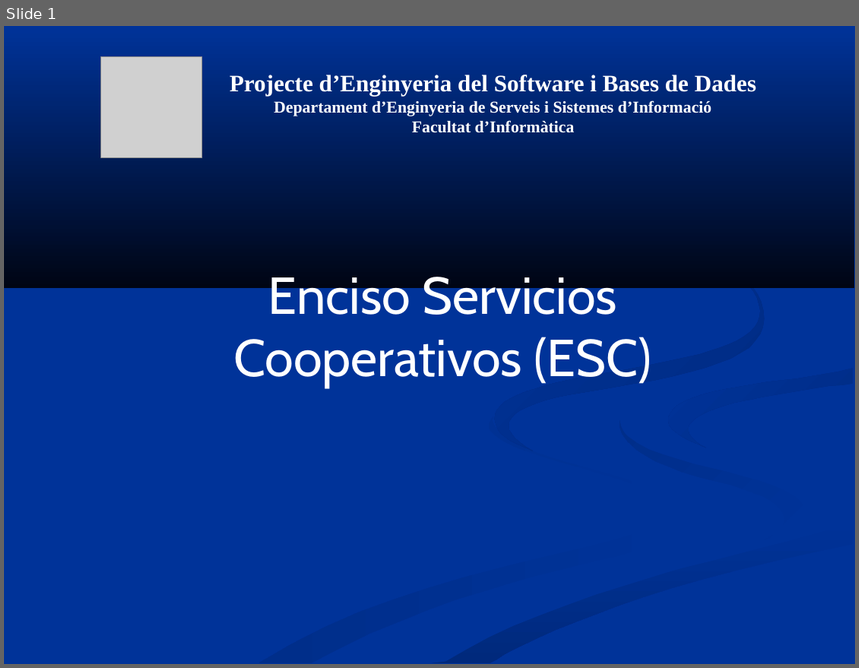
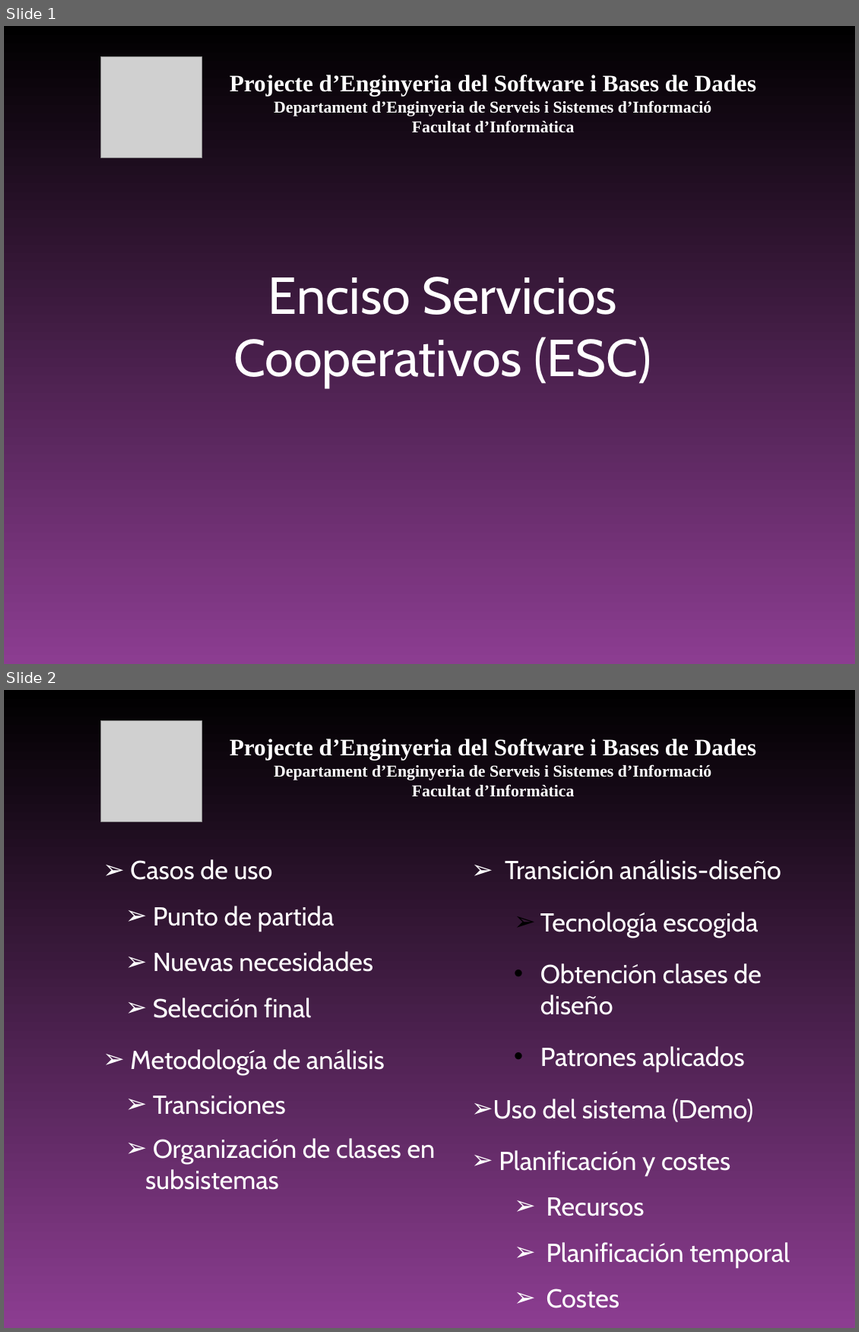
Before and after one commit to mvm9289/escfib, a slide deck: Docs/0910Q2-08-E-1.0-Presentacion.ppt. Shown one above the other, each under a label of ours: slide 1 before the commit, slides 1 and 2 after it. The pictures are 859x668 and 859x1332 pixels, drawn with LibreOffice and Linux fonts; fonts in the diff are those of the drawing; grey boxes stand for pictures. Boxes give left, top, right and bottom in pixels: in the first picture for what was removed or moved away, otherwise in the second. Text is boxed around its words. In the diff, an @@ line names an element or a change of style, - is before the commit and + after.

```diff
--- a/Docs/0910Q2-08-E-1.0-Presentacion.ppt
+++ b/Docs/0910Q2-08-E-1.0-Presentacion.ppt
@@ slide 2 added at [4,690,855,1328], background gradient #000000 to #8C3D91 @@
@@ picture added at [101,720,202,821] @@
@@ text added at [230,739,756,797], 14 pt, text #FFFFFF, bold @@
+Projecte d’Enginyeria del Software i Bases de Dades
+Departament d’Enginyeria de Serveis i Sistemes d’Informació
+Facultat d’Informàtica
@@ text added at [130,859,436,1190], 22 pt, text #FFFFFF @@
+➢ Casos de uso
+  ➢ Punto de partida
+  ➢ Nuevas necesidades
+  ➢ Selección final
+➢ Metodología de análisis
+  ➢ Transiciones
+  ➢ Organización de clases en subsistemas
@@ text added at [493,859,790,1309], 22 pt, text #FFFFFF @@
+➢ Transición análisis-diseño
+  ➢ Tecnología escogida
+  • Obtención clases de diseño
+  • Patrones aplicados
+➢ Uso del sistema (Demo)
+➢ Planificación y costes
+  ➢ Recursos
+  ➢ Planificación temporal
+  ➢ Costes
@@ slide 1 changed as well @@
@@ background #003399 to gradient #000000 to #8C3D91 @@
@@ group removed at [4,26,854,664]: 7 freeform shapes @@
```
Also in this commit, not shown: 21 other slides changed, 1 other file.
